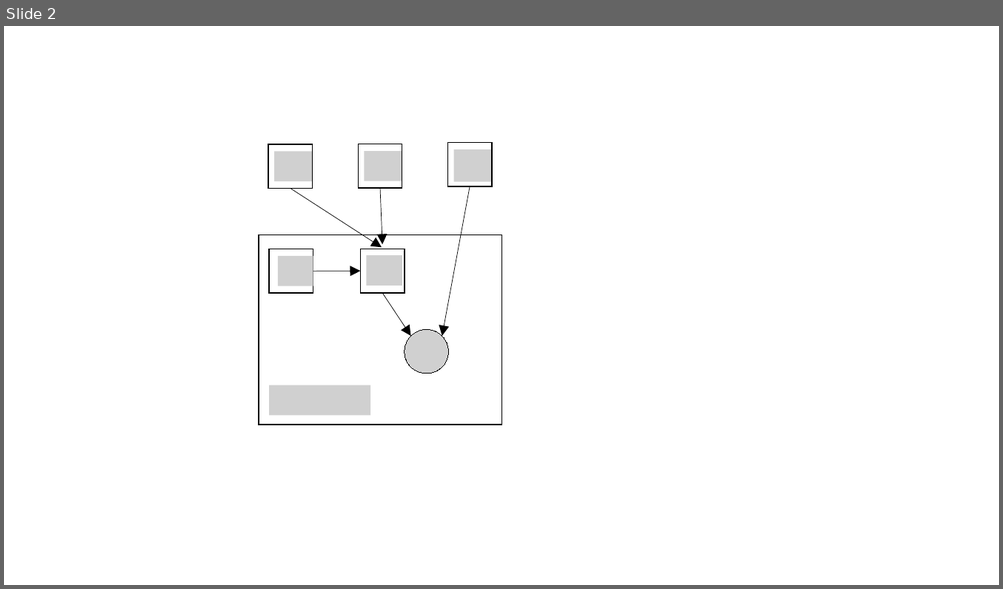
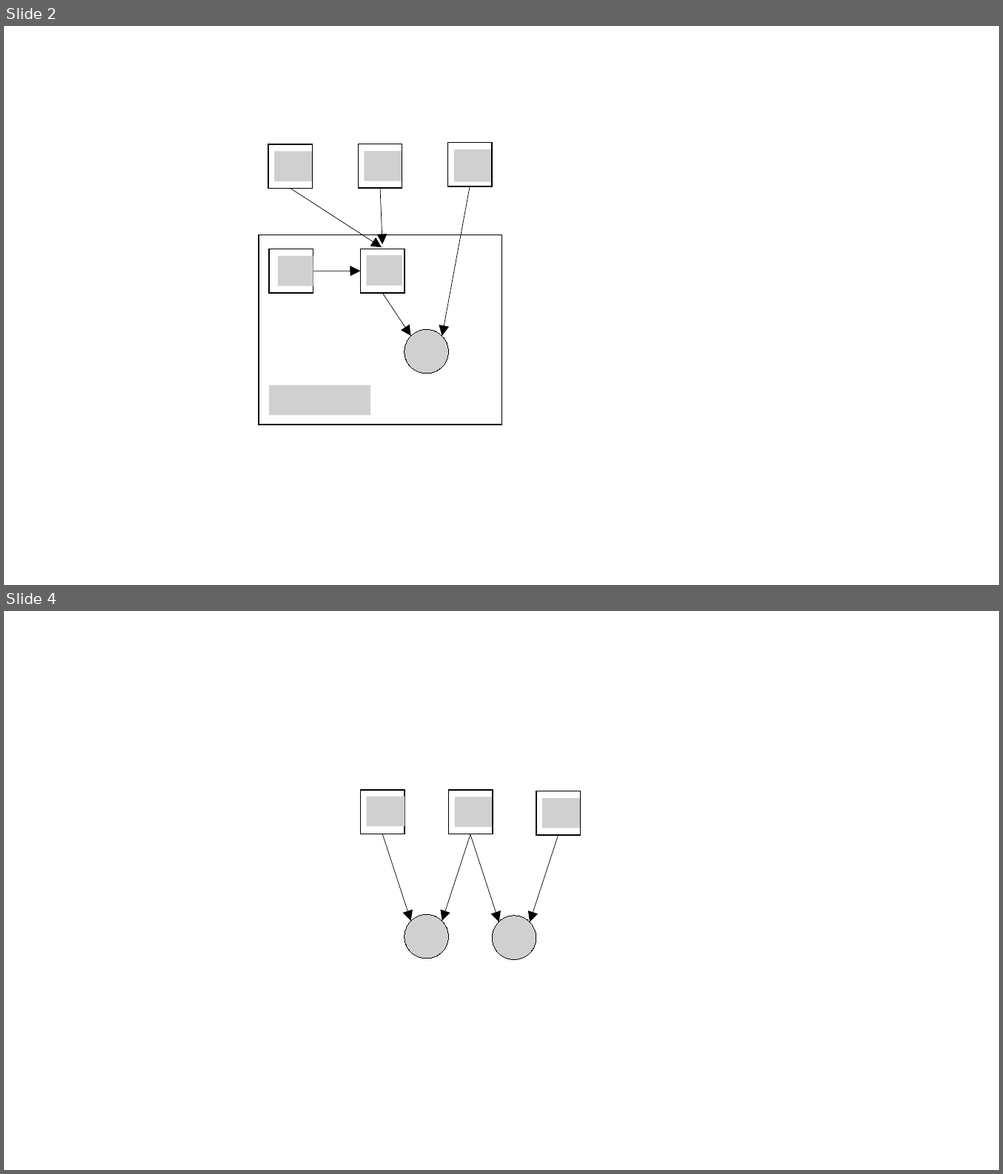
Before and after one commit to sjbonner/JAGS_for_Ecologists, a slide deck: Figures/jags_for_ecologists_figures.pptx. Shown one above the other, each under a label of ours: slide 2 before the commit, slides 2 and 4 after it; the slides between them are not shown. The pictures are 1003x589 and 1003x1174 pixels, drawn with LibreOffice and Linux fonts; fonts in the diff are those of the drawing; grey boxes stand for pictures. Boxes give left, top, right and bottom in pixels: in the first picture for what was removed or moved away, otherwise in the second. Text is boxed around its words. In the diff, an @@ line names an element or a change of style, - is before the commit and + after.

```diff
--- a/Figures/jags_for_ecologists_figures.pptx
+++ b/Figures/jags_for_ecologists_figures.pptx
@@ slide 4 added at [4,611,999,1170], background #FFFFFF @@
@@ rectangle added at [361,790,404,834], outline #000000 1 pt @@
@@ picture added at [367,797,405,826] @@
@@ rectangle added at [449,790,492,834], outline #000000 1 pt @@
@@ picture added at [455,797,492,826] @@
@@ rectangle added at [536,792,580,835], outline #000000 1 pt @@
@@ picture added at [542,798,580,828] @@
@@ arrow added from (382, 834) to (410, 921), #000000 0.5 pt @@
@@ arrow added from (470, 834) to (442, 921), #000000 0.5 pt @@
@@ arrow added from (470, 835) to (498, 922), #000000 0.5 pt @@
@@ arrow added from (558, 835) to (530, 922), #000000 0.5 pt @@
@@ picture added at [404,914,449,959] @@
@@ picture added at [492,916,536,960] @@
```
Also in this commit, not shown: 2 other slides added, 3 other files.
